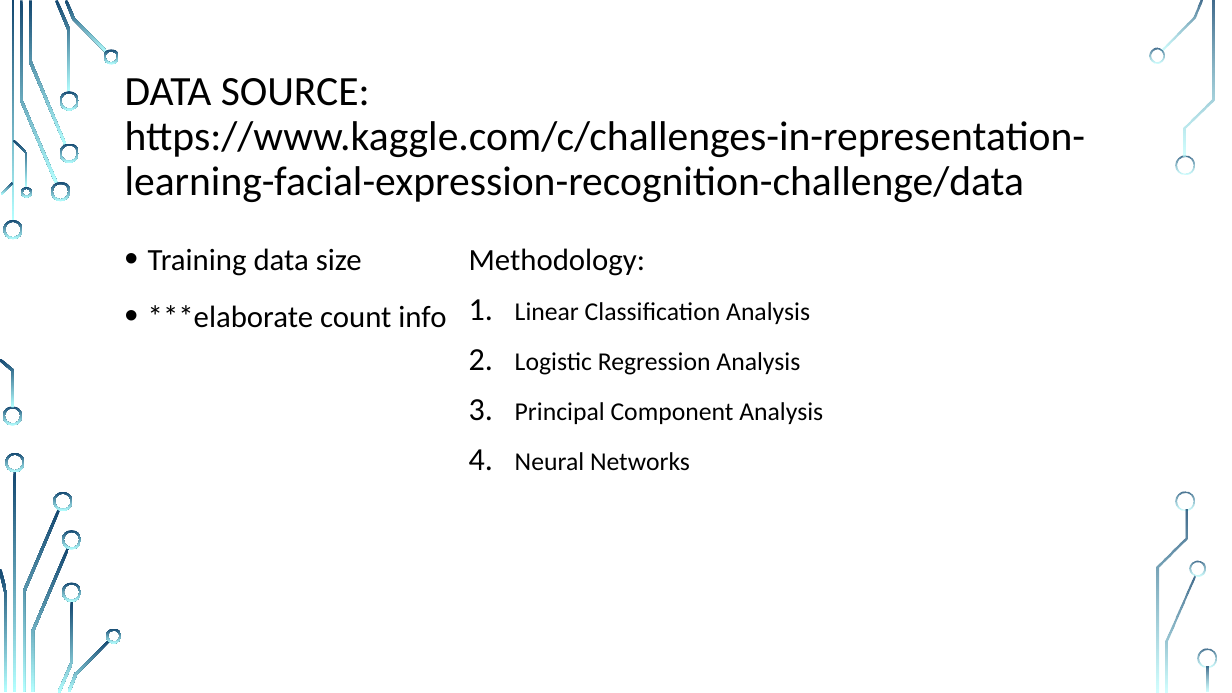
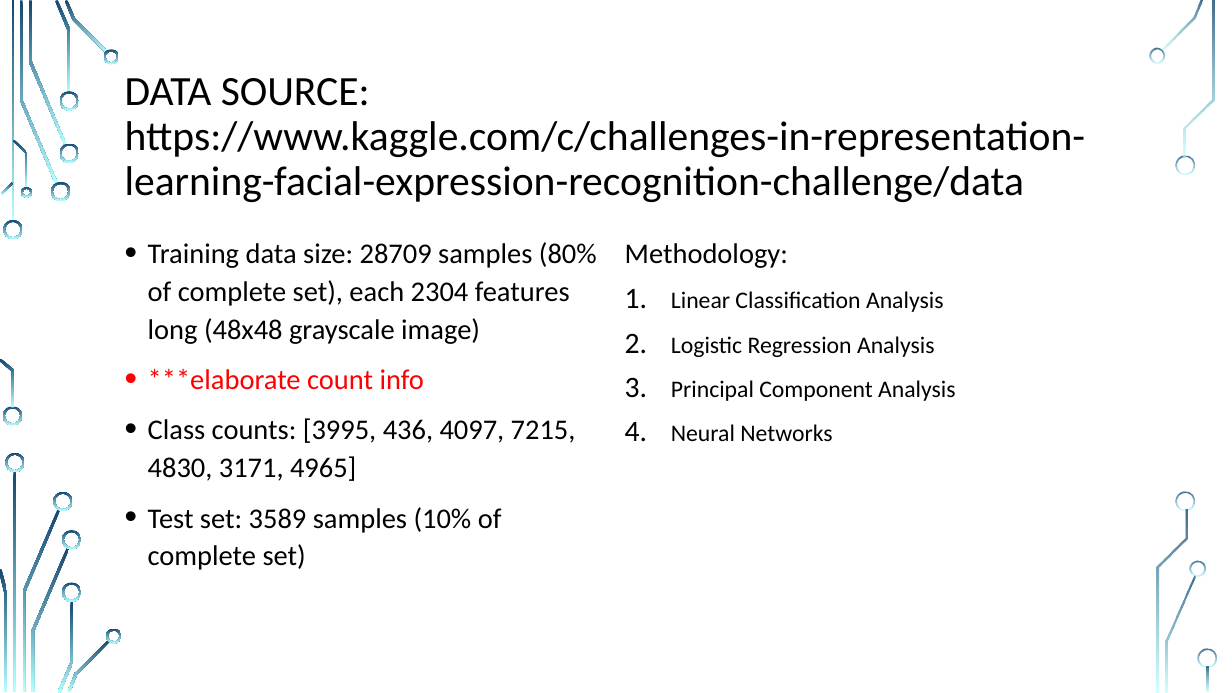
Before and after one commit to MR-KHILADI/Facial-Expression-Recognition, a slide deck: slide 2 of Final Project Draft.pptx. Drawn at 1232x693 pixels with LibreOffice and Linux fonts; fonts in the diff are those of the drawing; background and template pictures are left out. Boxes give left, top, right and bottom in pixels: in the first picture for what was removed or moved away, otherwise in the second. Text is boxed around its words. In the diff, an @@ line names an element or a change of style, - is before the commit and + after.

```diff
--- a/Final Project Draft.pptx
+++ b/Final Project Draft.pptx
@@ text "Methodology:": place and size @@
-text "Methodology:" at <box>469,248,823,471</box>
+text "Methodology:" at <box>625,243,956,441</box>
@@ text "Methodology:" at <box>625,243,956,441</box>: size 24 to 22.2 pt in "Methodology:"; size 20 to 18.5 pt in "Linear Classification Analysis", "Logistic Regression Analysis", "Principal Component Analysis", "Neural Networks"; line spacing 1.2 to 1.1 @@
@@ text at <box>148,242,597,344</box>: text changed; size 24 to 22.2 pt @@
-• Training data size
+• Training data size: 28709 samples (80% of complete set), each 2304 features long (48x48 grayscale image)
@@ text at <box>148,368,424,390</box>: size 24 to 22.2 pt, text colour #000000 to #FF0000 in "***elaborate count info"; line spacing 1.2 to 1.1 @@
@@ text at <box>148,418,576,570</box>: paragraphs added @@
+• Class counts: [3995, 436, 4097, 7215, 4830, 3171, 4965]
+• Test set: 3589 samples (10% of complete set)
```
Also in this commit, not shown: 3 other slides changed.
